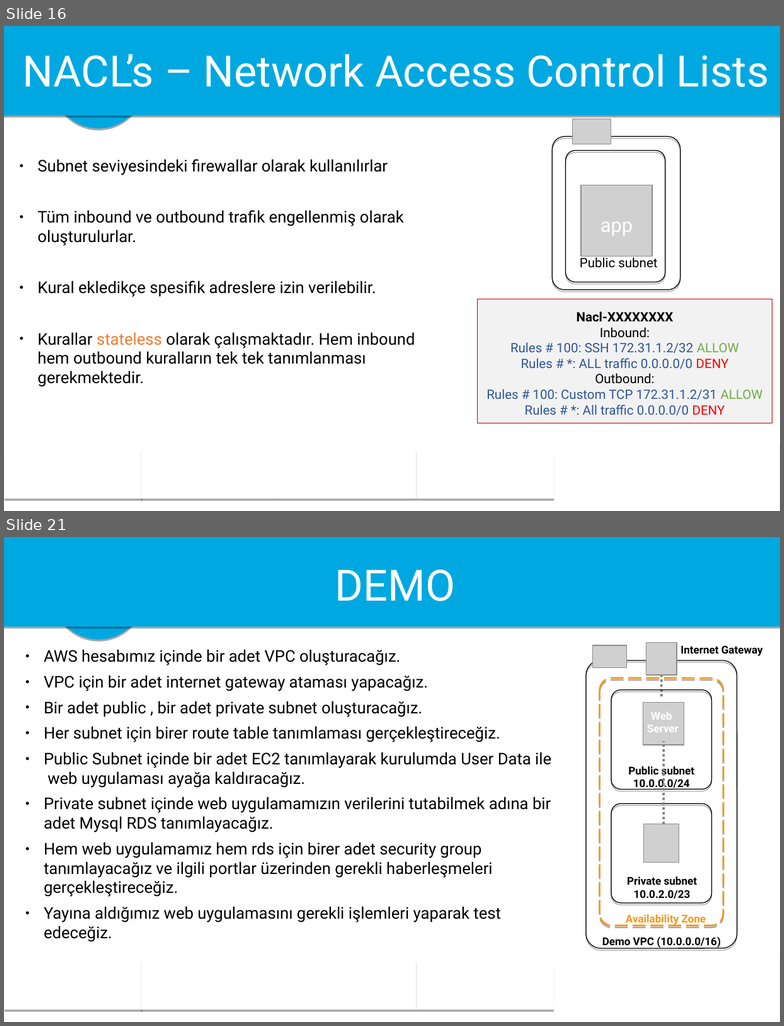
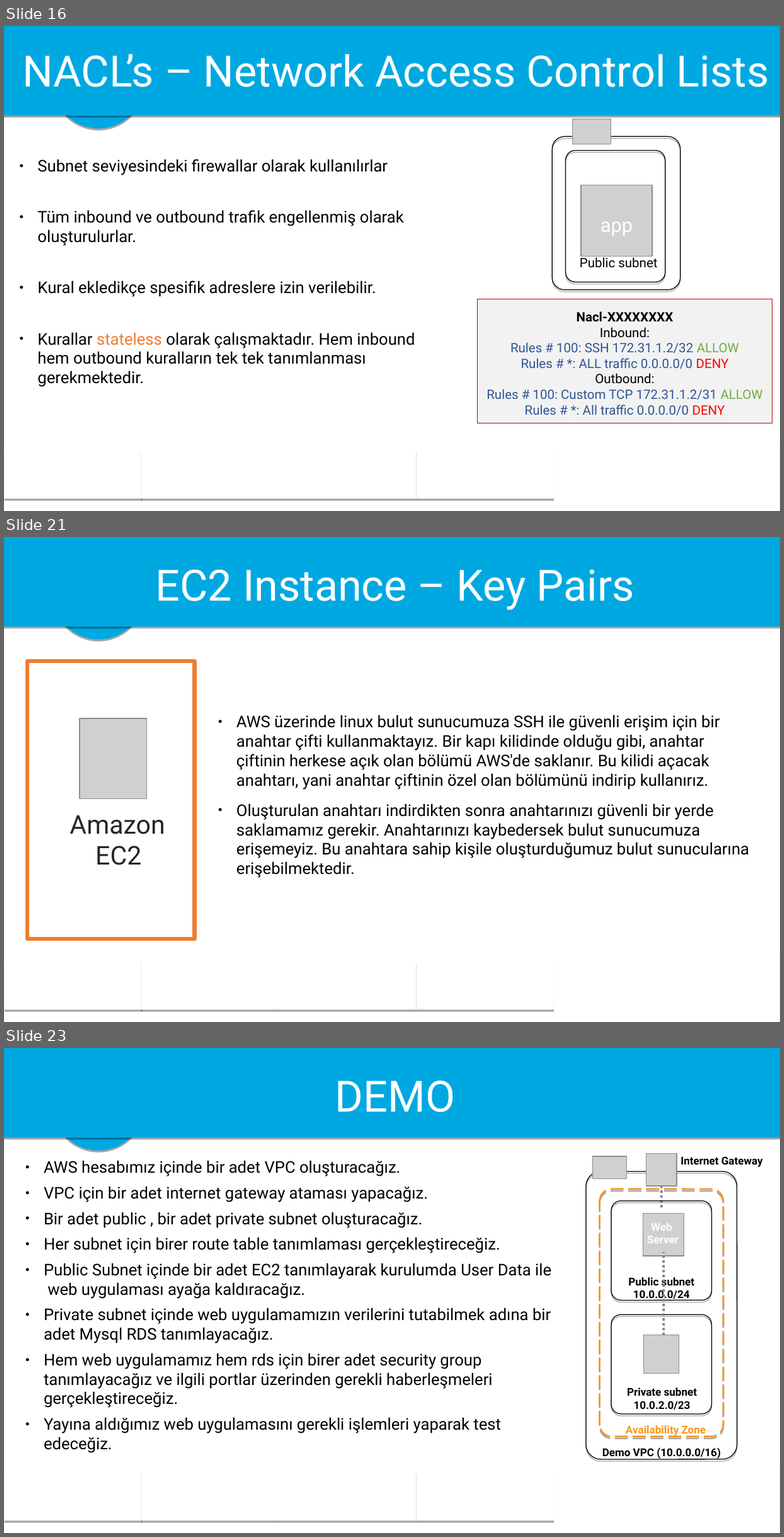
Before and after one commit to naimalpermuhacir/aws-webinar-presentation, a slide deck: creating-a-vpc-and-deploying-a-web-application/creating-a-vpc-and-deploying-a-web-application.odp. Shown one above the other, each under a label of ours: slides 16 and 21 before the commit, slides 16, 21 and 23 after it; the slides between them are not shown. The pictures are 784x1026 and 784x1537 pixels, drawn with LibreOffice and Linux fonts; fonts in the diff are those of the drawing; grey boxes stand for pictures; background and template pictures are left out. Boxes give left, top, right and bottom in pixels: in the first picture for what was removed or moved away, otherwise in the second. Text is boxed around its words. In the diff, an @@ line names an element or a change of style, - is before the commit and + after.

```diff
--- a/creating-a-vpc-and-deploying-a-web-application/creating-a-vpc-and-deploying-a-web-application.odp
+++ b/creating-a-vpc-and-deploying-a-web-application/creating-a-vpc-and-deploying-a-web-application.odp
@@ slide 21 added at box(4, 537, 780, 1022), background #FFFFFF; not listed: 8 template elements that a slide beside it also shows @@
@@ title added at box(155, 569, 635, 610), 40 pt, text #FFFFFF @@
+EC2 Instance – Key Pairs
@@ rectangle added at box(27, 661, 195, 939), outline #ED7D31 4 pt @@
@@ picture added at box(80, 718, 147, 799) @@
@@ text added at box(236, 715, 749, 878), 15 pt, text #000000 @@
+● AWS üzerinde linux bulut sunucumuza SSH ile güvenli erişim için bir anahtar çifti kullanmaktayız. Bir kapı kilidinde olduğu gibi, anahtar çiftinin herkese açık olan bölümü AWS'de saklanır. Bu kilidi açacak anahtarı, yani anahtar çiftinin özel olan bölümünü indirip kullanırız.
+● Oluşturulan anahtarı indirdikten sonra anahtarınızı güvenli bir yerde saklamamız gerekir. Anahtarınızı kaybedersek bulut sunucumuza erişemeyiz. Bu anahtara sahip kişile oluşturduğumuz bulut sunucularına erişebilmektedir.
@@ text added at box(70, 815, 165, 865), 24 pt, text #262626 @@
+Amazon
+EC2
@@ what was slide 21 is now slide 23 @@
```
Also in this commit, not shown: 5 slides changed, 1 other slide added, 3 other files.
